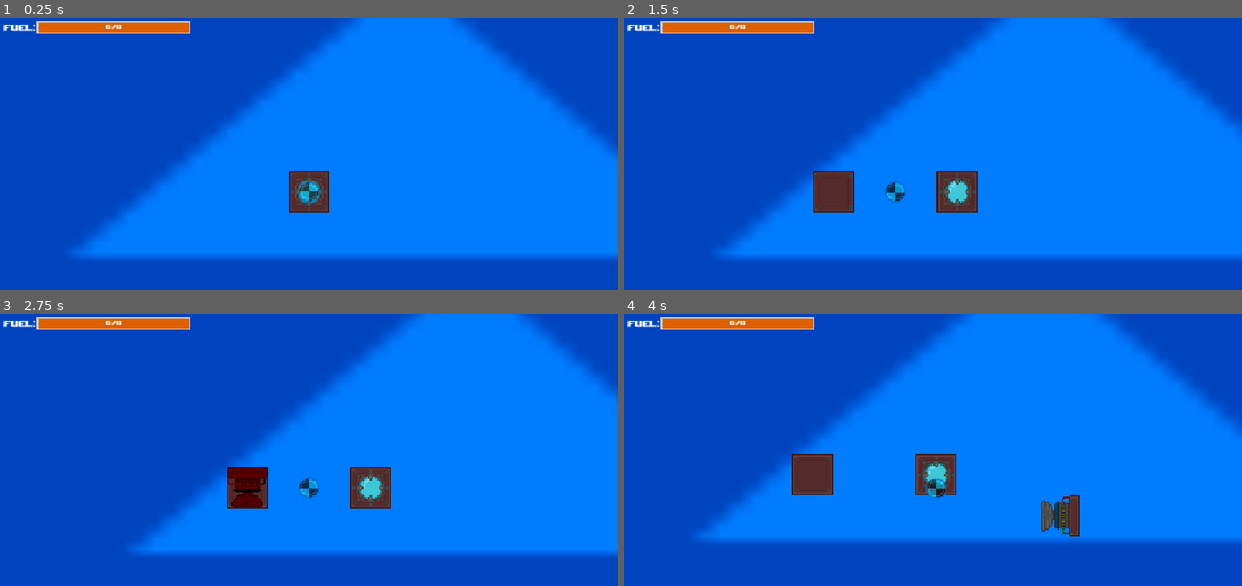
Above: before the commit, frames 1-4 (two rows, left to right).
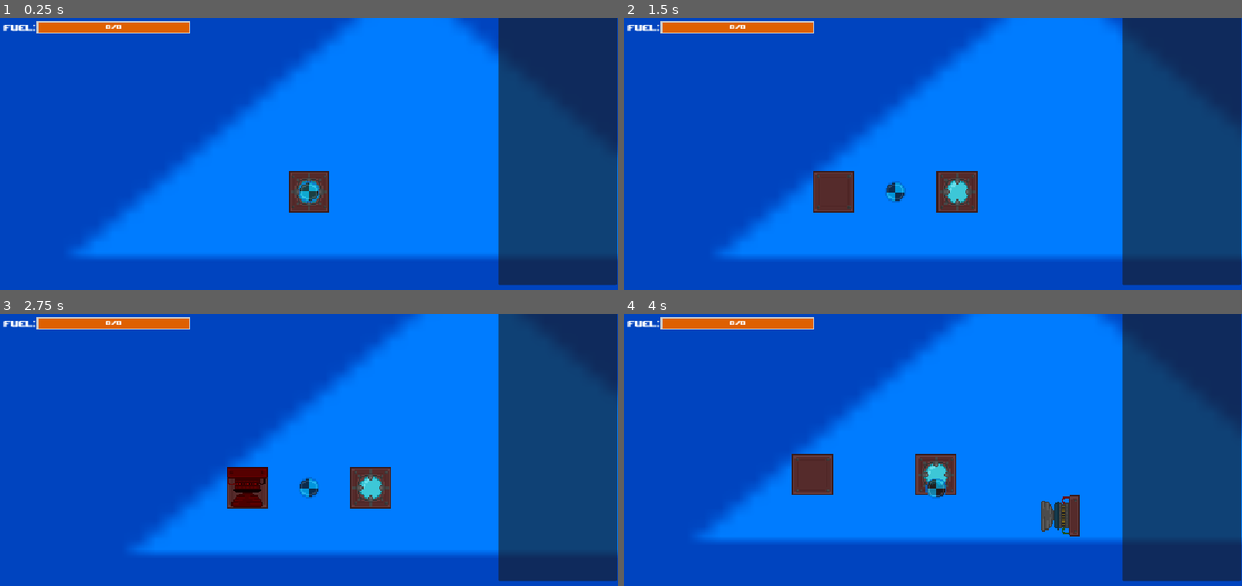
Above: after the commit, the same moments.

Repository: Luminescent-Cheese/ShipBattleBuilder
Game: Godot game, scene res://test.tscn
Two runs of this game, one before a commit and one after it. Both use one fixed random seed, a clock stepped at 60 frames per second and the inputs below. The engine's default icon, where the game draws it, is replaced by a stand-in: a white triangle on a blue panel in a dark square.
Inputs (mouse positions are in pixels of both pictures, inside the frame that each line leads up to):
- Up to frame 1 (0.25 s): no input
- Up to frame 2 (1.5 s): move the mouse to (1068, 175) at 0.52 s; hold D (Thrust Right) 0.53-1.28 s; tap R (rotate) at 0.6 s; click (1068, 175) at 0.67 s; tap Enter at 1.25 s; move the mouse to (809, 208) at 1.27 s; hold S (Thrust Backward) from 1.28 s (still down); tap 1 (test) at 1.35 s; click (809, 208) at 1.42 s
- Up to frame 3 (2.75 s): move the mouse to (247, 488) at 2.02 s; release S (Thrust Backward) at 2.03 s; hold D (Thrust Right) from 2.03 s (still down); tap 2 (test2) at 2.1 s; click (247, 488) at 2.17 s
- Up to frame 4 (4 s): tap Space at 2.75 s; move the mouse to (871, 488) at 2.77 s; release D (Thrust Right) at 2.78 s; hold S (Thrust Backward) 2.78-3.53 s; tap 3 (test3) at 2.85 s; click (871, 488) at 2.92 s; tap Enter at 3.5 s; move the mouse to (1118, 539) at 3.52 s; hold A (Thrust Left) from 3.53 s (still down); tap R (rotate) at 3.6 s; click (1118, 539) at 3.67 s

The runs differ from the first frame. In frame 1, 19% of the frame differs, in the area x 80-100%, y 0-99%; in frame 2, 19%; in frame 3, 19%; in frame 4, 19%.

Commit message:
internal changes in prep for thruster costumization

Diff:
--- a/ship.tscn
+++ b/ship.tscn
@@ -96,5 +96,13 @@
 [node name="Part Details" type="Control" parent="Hud" unique_id=37884546]
 layout_mode = 3
 anchors_preset = 0
-offset_right = 40.0
-offset_bottom = 40.0
+offset_left = 887.0
+offset_top = -2.0
+offset_right = 1152.0
+offset_bottom = 512.0
+
+[node name="PanelContainer" type="PanelContainer" parent="Hud/Part Details" unique_id=2078769081]
+layout_mode = 0
+offset_left = 42.0
+offset_right = 263.0
+offset_bottom = 500.0
--- a/ship_part.gd
+++ b/ship_part.gd
@@ -8,6 +8,7 @@
 
 signal thruster_on
 signal add_collision
+signal justPlaced
 func _ready() -> void:
 	TILE_WIDTH = tileSprite.get_rect().size.x
 
@@ -22,6 +23,7 @@
 			placeable = false
 			tileSprite.self_modulate = Color(1.0, 1.0, 1.0, 1.0)
 			add_collision.emit(position)
+			justPlaced.emit()
 		if Input.is_action_just_pressed("rotate"):
 			rotation += PI/2
 			if snappedf(rotation,0.01) == snappedf(2*PI,0.01):
--- a/thruster.tscn
+++ b/thruster.tscn
@@ -59,6 +59,8 @@
 texture = ExtResource("3_bima3")
 
 [node name="CollisionShape2D" parent="CheckIfValid" parent_id_path=PackedInt32Array(815796589) index="0" unique_id=1649036300]
-shape = SubResource("RectangleShape2D_as1lm")
+shape = SubResource("RectangleShape2D_bima3")
 
+[connection signal="add_collision" from="." to="ThrustForces" method="_on_thruster_add_collision"]
+[connection signal="justPlaced" from="." to="ThrustForces" method="_on_thruster_just_placed"]
 [connection signal="thrust" from="ThrustForces" to="." method="_on_thruster_forces_thrust"]
--- a/thruster_forces.gd
+++ b/thruster_forces.gd
@@ -5,18 +5,28 @@
 @onready var ThrustDirection = $"../ThrustDirection"
 @onready var Thruster = $".."
 @onready var ThrustParticles = $"../ThrusterParticles"
+var ActivationKey
+
+func decide_activation_key() -> void:
+	if snappedf(Thruster.rotation,0.01) == 0:
+		ActivationKey = "Thrust Forward"
+	elif snappedf(Thruster.rotation,0.01) == snappedf((3*PI)/2,0.01):
+		ActivationKey = "Thrust Left"
+	elif snappedf(Thruster.rotation,0.01) == snappedf(PI/2,0.01):
+		ActivationKey = "Thrust Right"
+	elif snappedf(Thruster.rotation,0.01) == snappedf(PI,0.01):
+		ActivationKey = "Thrust Backward"
+
 func _process(delta: float) -> void:
 	ThrustParticles.emitting = true
-	if $"..".get_parent().fuel > 0:
-		if Input.is_action_pressed("Thrust Forward") and snappedf(Thruster.rotation,0.01) == 0:
-			thrust.emit(ThrustDirection.global_position)
-		elif Input.is_action_pressed("Thrust Left") and snappedf(Thruster.rotation,0.01) == snappedf((3*PI)/2,0.01):
-			thrust.emit(ThrustDirection.global_position)
-		elif Input.is_action_pressed("Thrust Right") and snappedf(Thruster.rotation,0.01) == snappedf(PI/2,0.01):
-			thrust.emit(ThrustDirection.global_position)
-		elif Input.is_action_pressed("Thrust Backward") and snappedf(Thruster.rotation,0.01) == snappedf(PI,0.01):
+	if $"..".get_parent().fuel > 0 and get_parent().placeable == false:
+		if Input.is_action_pressed(ActivationKey):
 			thrust.emit(ThrustDirection.global_position)
 		else:
 			ThrustParticles.emitting = false
 	else:
 		ThrustParticles.emitting = false
+
+func _on_thruster_just_placed() -> void:
+	#Activates whenever the piece is just pressed
+	decide_activation_key()
Not shown: 1 places in thruster.tscn that only renumber resources
